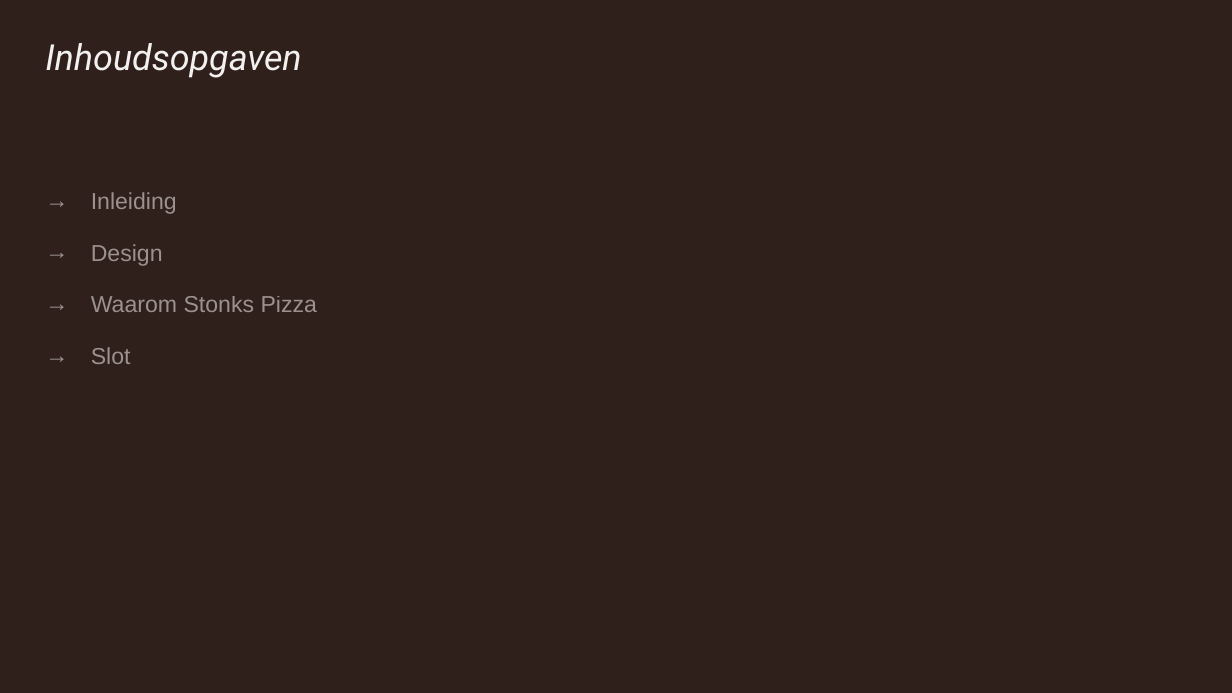
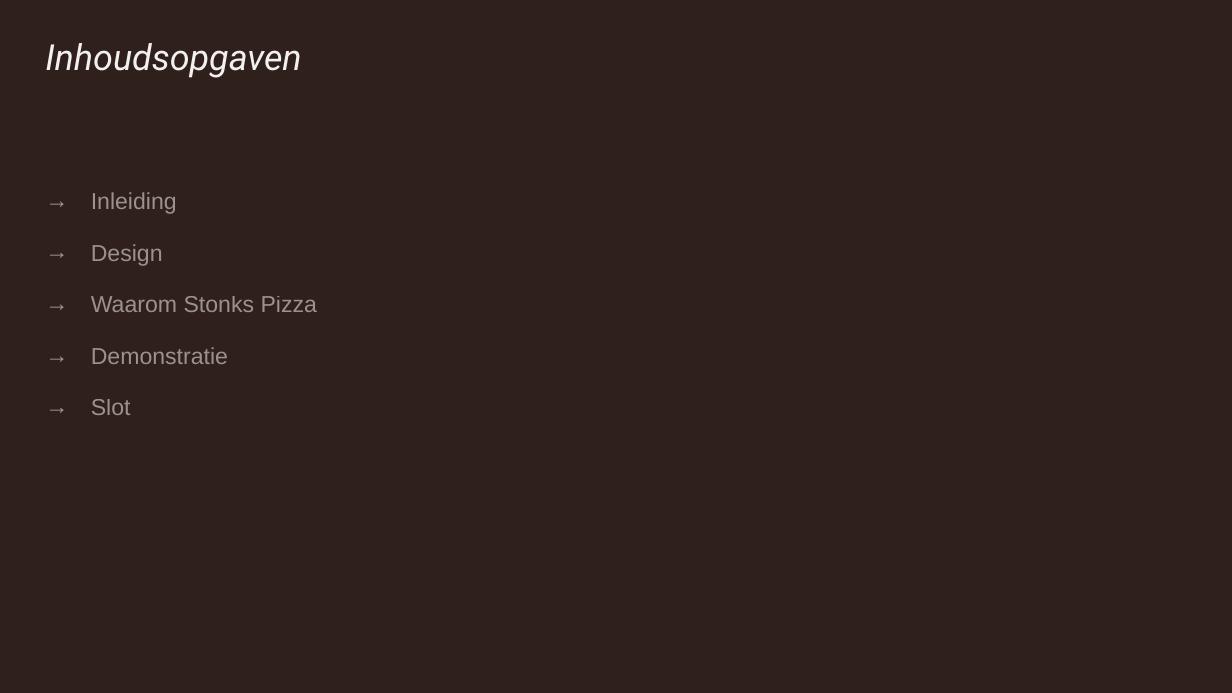
Before and after one commit to Nexortge/Project3, a slide deck: slide 2 of Presentation.pptx. Drawn at 1232x693 pixels with LibreOffice and Linux fonts; fonts in the diff are those of the drawing. Boxes give left, top, right and bottom in pixels: in the first picture for what was removed or moved away, otherwise in the second. Text is boxed around its words. In the diff, an @@ line names an element or a change of style, - is before the commit and + after.

```diff
--- a/Presentation.pptx
+++ b/Presentation.pptx
@@ text at box(91, 347, 228, 364): paragraph added @@
+→ Demonstratie
```
Also in this commit, not shown: 1 slide added, 1 other file.
